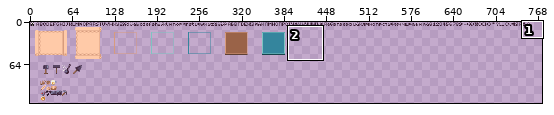
File history of a pixel-art file, art/ui.aseprite. Above: a wide view before the commit, with the close-up outlined.
Close-up. Earlier state:
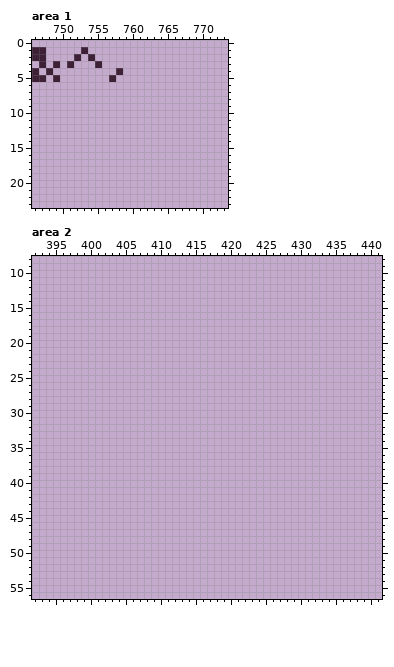
1024x1024 pixels, 1 frame. Shown: area 1: x 746..773, y 0..23; area 2: x 392..441, y 8..56. The wide view leaves out empty margins.
The result:
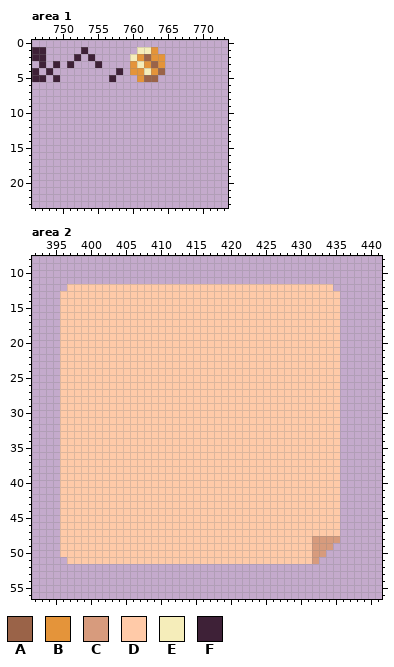
Palette (. is transparent): A #9a6348  B #e4943a  C #d79b7d  D #ffcaa8  E #f5edba  F #3e2137
Difference:
Area 1:
The edit adds colour A in row 2 at x 762; in row 3 at x 763; in row 4 at x 764; in row 5 at x 762 to 763.
The edit adds colour B in row 1 at x 763; in row 2 at x 761 and 763 to 764; in row 3 at x 760, 762 and 764; in row 4 at x 760 to 761 and 763; in row 5 at x 761.
The edit adds colour E in row 1 at x 761 to 762; in row 2 at x 760; in row 3 at x 761; in row 4 at x 762.
Area 2:
The edit adds colour C in row 48 at x 432 to 435; in row 49 at x 432 to 434; in row 50 at x 432 to 433; in row 51 at x 432.
The edit adds colour D in row 12 at x 397 to 434; in rows 13 to 47 at x 396 to 435; in rows 48 to 50 at x 396 to 431; in row 51 at x 397 to 431.
